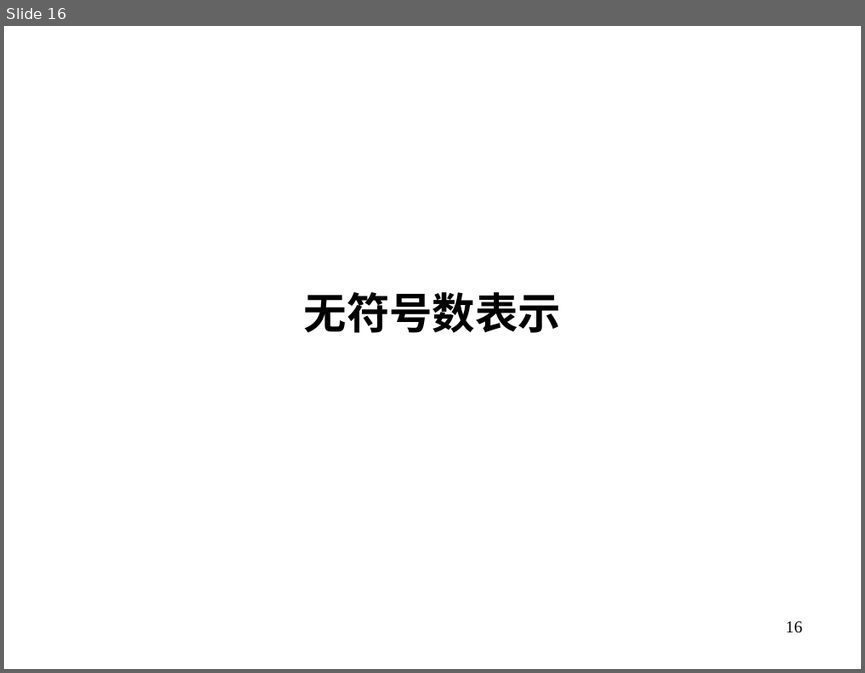
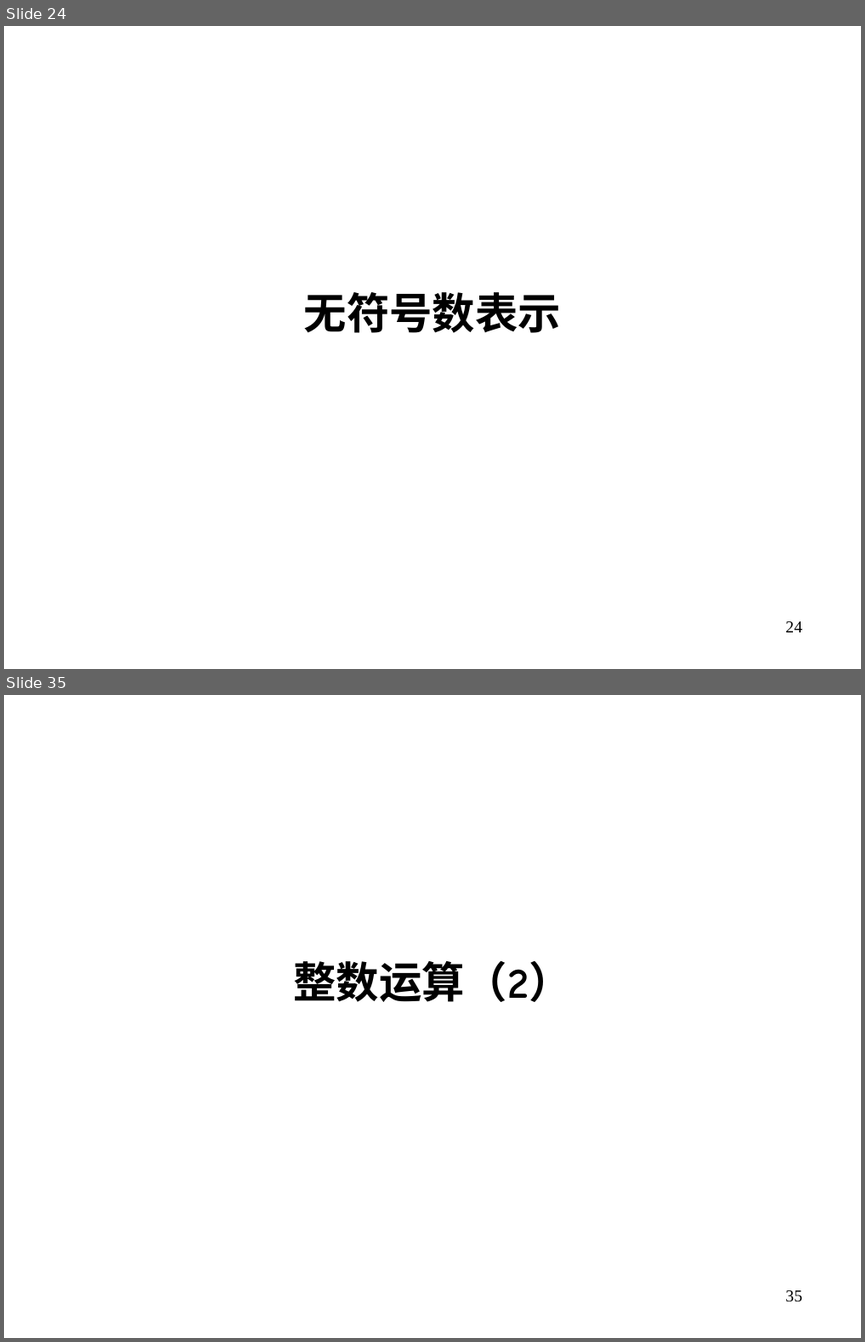
Before and after one commit to RUCICS/ICS1-2024-Preparation, a slide deck: 数的表示MoocDemo.pptx. Shown one above the other, each under a label of ours: slide 16 before the commit, slides 24 and 35 after it; the slides between them are not shown. The pictures are 865x673 and 865x1342 pixels, drawn with LibreOffice and Linux fonts; fonts in the diff are those of the drawing. Boxes give left, top, right and bottom in pixels: in the first picture for what was removed or moved away, otherwise in the second. Text is boxed around its words. In the diff, an @@ line names an element or a change of style, - is before the commit and + after.

```diff
--- a/数的表示MoocDemo.pptx
+++ b/数的表示MoocDemo.pptx
@@ slide 35 added at [4,695,861,1338], background #FFFFFF @@
@@ title added at [293,960,571,1002], 36 pt, text #000000, bold @@
+整数运算（2）
@@ page number added at [785,1290,802,1302], 14 pt, text #000000 @@
+35
@@ what was slide 16 is now slide 24 @@
@@ page number at [785,621,802,632]: text changed @@
-16
+24
```
Also in this commit, not shown: 5 slides changed, 35 other slides added.
